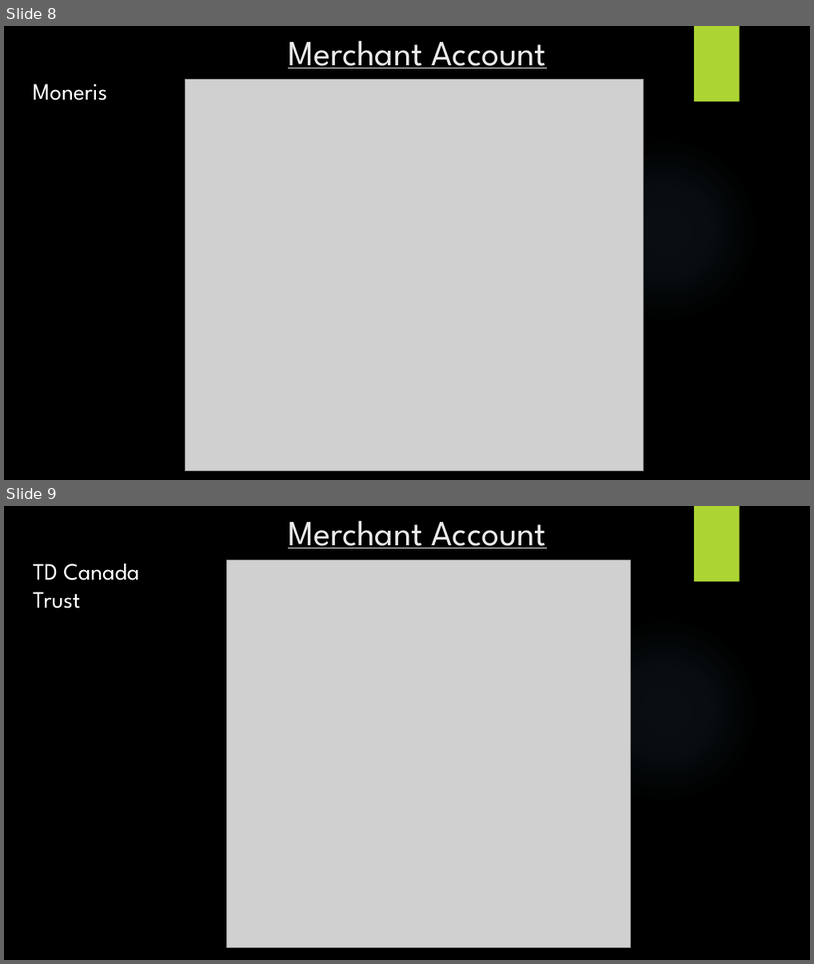
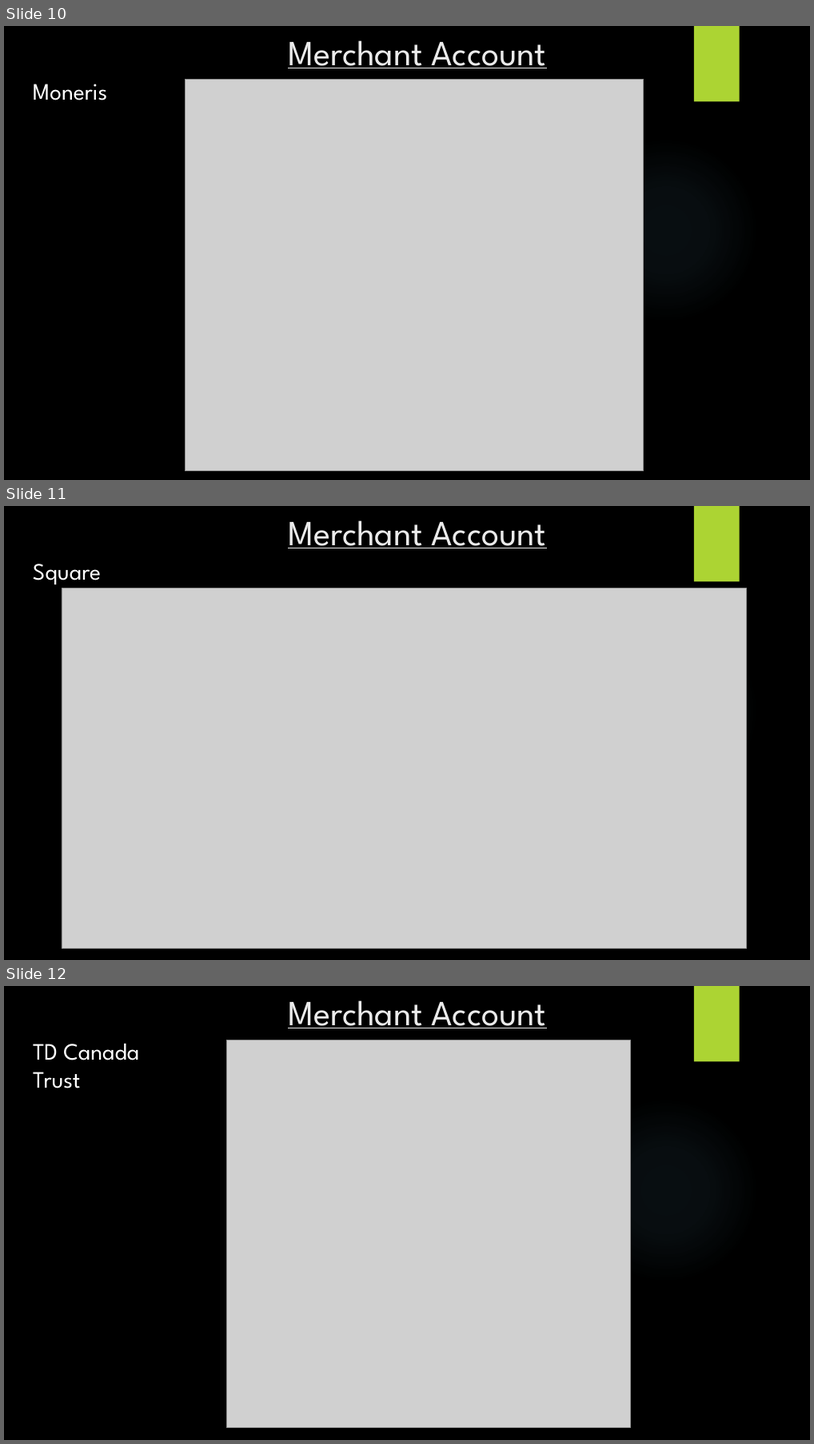
Before and after one commit to SAIT-OOSD-Team4/Group-Project, a slide deck: km3/KM3.pptx. Shown one above the other, each under a label of ours: slides 8 and 9 before the commit, slides 10, 11 and 12 after it. The pictures are 814x964 and 814x1444 pixels, drawn with LibreOffice and Linux fonts; fonts in the diff are those of the drawing; grey boxes stand for pictures; background and template pictures are left out. Boxes give left, top, right and bottom in pixels: in the first picture for what was removed or moved away, otherwise in the second. Text is boxed around its words. In the diff, an @@ line names an element or a change of style, - is before the commit and + after.

```diff
--- a/km3/KM3.pptx
+++ b/km3/KM3.pptx
@@ slide 11 added at bbox=[4, 506, 810, 960], background picture (left out); not listed: 2 template elements that a slide beside it also shows @@
@@ title added at bbox=[288, 520, 547, 548], 42 pt, text #EBEBEB, underline @@
+Merchant Account
@@ text added at bbox=[33, 564, 101, 584], 28 pt, text #FFFFFF @@
+Square
@@ picture added at bbox=[62, 588, 747, 948] @@
@@ what was slide 8 is now slide 10 @@
@@ what was slide 9 is now slide 12 @@
```
Also in this commit, not shown: 1 slide changed, 4 other slides added, 1 slide removed.
